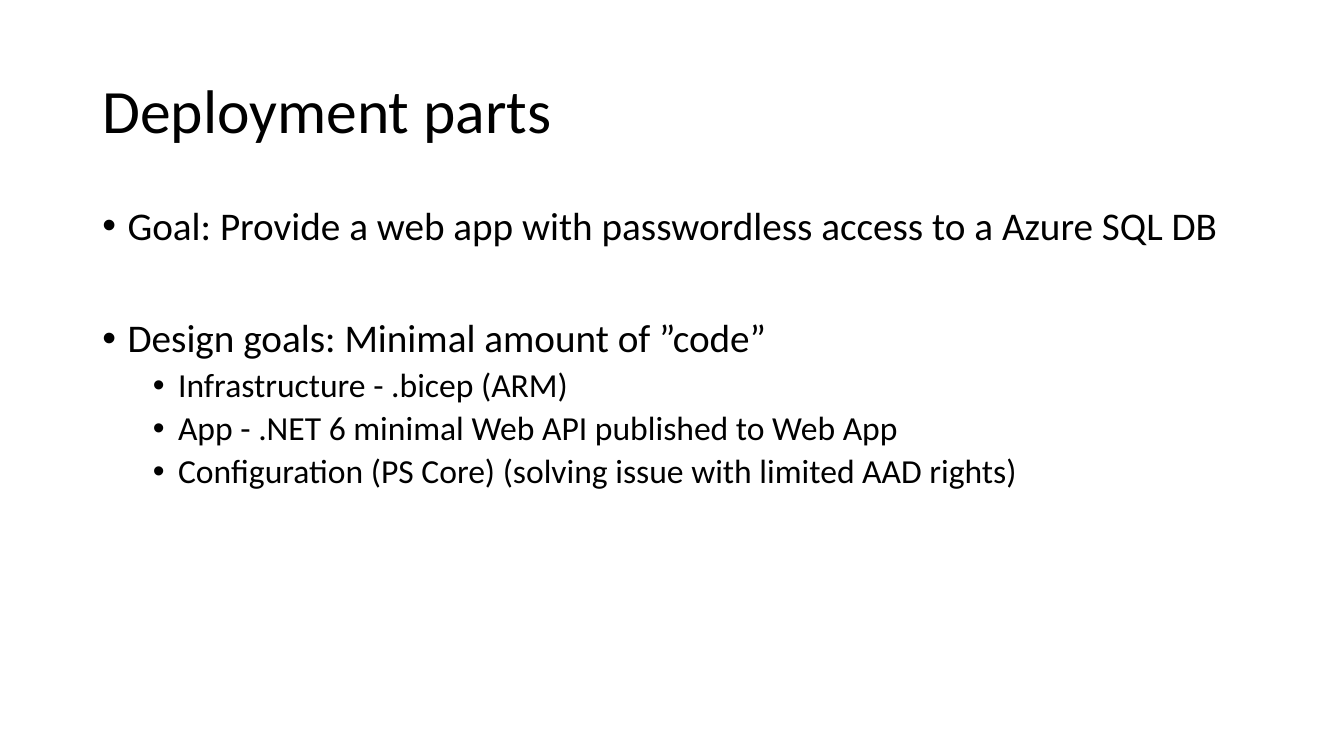
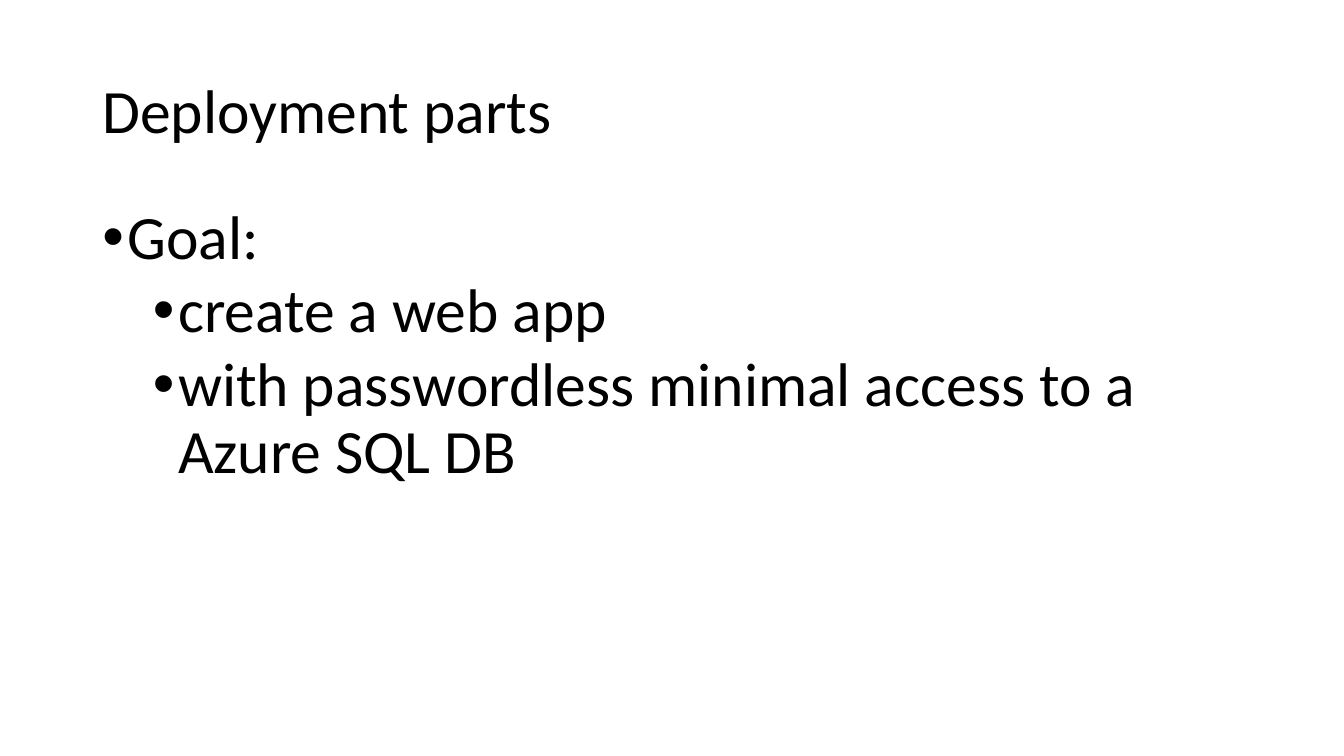
Before and after one commit to ErikEJ/CloudBurstDemo, a slide deck: slide 8 of ManagedIdentity.pptx. Drawn at 1344x756 pixels with LibreOffice and Linux fonts; fonts in the diff are those of the drawing. Boxes give left, top, right and bottom in pixels: in the first picture for what was removed or moved away, otherwise in the second. Text is boxed around its words. In the diff, an @@ line names an element or a change of style, - is before the commit and + after.

Commit message:
Update deck

```diff
--- a/ManagedIdentity.pptx
+++ b/ManagedIdentity.pptx
@@ text at (x1=128, y1=216, x2=1136, y2=481): text changed; size 24 to 44 pt @@
-• Goal: Provide a web app with passwordless access to a Azure SQL DB
-• Design goals: Minimal amount of ”code”
-  • Infrastructure - .bicep (ARM)
-  • App - .NET 6 minimal Web API published to Web App
-  • Configuration (PS Core) (solving issue with limited AAD rights)
+• Goal:
+  • create a web app
+  • with passwordless minimal access to a Azure SQL DB
```
Also in this commit, not shown: 4 other slides changed, 2 slides added.
